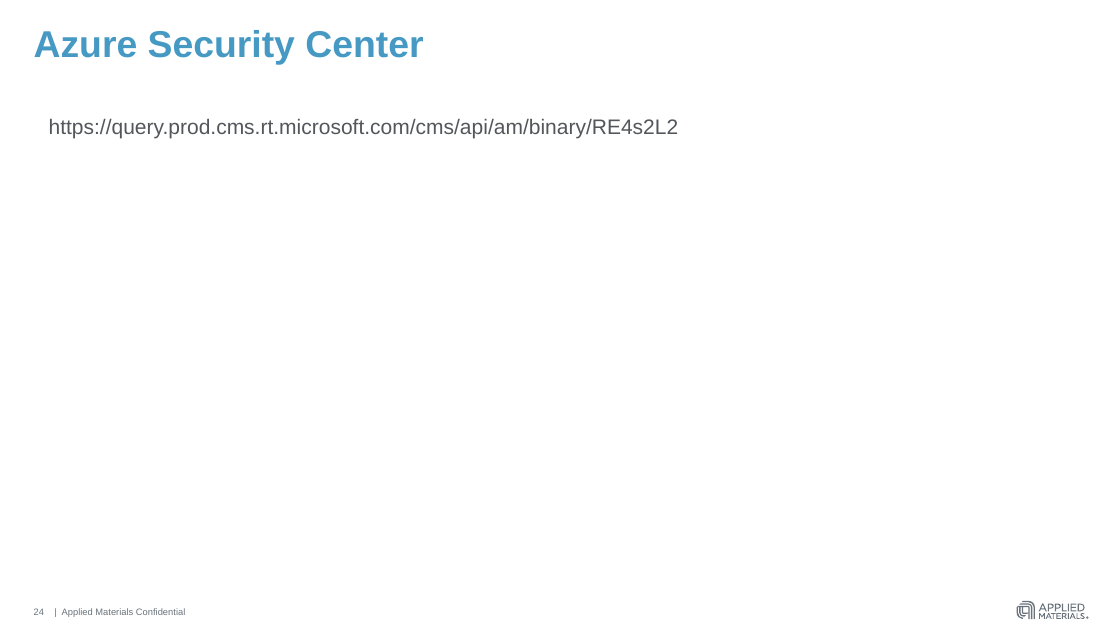
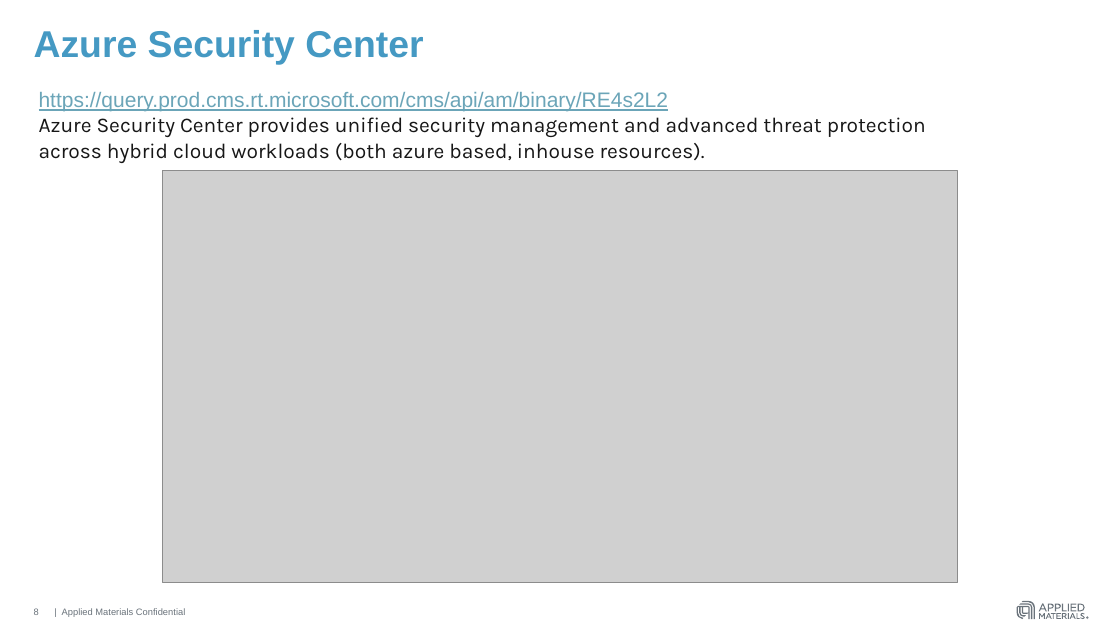
Before and after one commit to hmahajanHM/mytestrepo, a slide deck: slide 8 of AWS Guard Duty & Azure Security Center.pptx (slide 24 before the commit). Drawn at 1120x630 pixels with LibreOffice and Linux fonts; fonts in the diff are those of the drawing; grey boxes stand for pictures. Boxes give left, top, right and bottom in pixels: in the first picture for what was removed or moved away, otherwise in the second. Text is boxed around its words. In the diff, an @@ line names an element or a change of style, - is before the commit and + after.

```diff
--- a/AWS Guard Duty & Azure Security Center.pptx
+++ b/AWS Guard Duty & Azure Security Center.pptx
@@ text "https://query.prod.cms.rt.microsoft.com/cms/api/am/binary/RE ...": place and size @@
-text "https://query.prod.cms.rt.microsoft.com/cms/api/am/binary/RE ..." at [49, 119, 679, 139]
+text "https://query.prod.cms.rt.microsoft.com/cms/api/am/binary/RE ..." at [39, 92, 926, 163]
@@ text at [39, 117, 926, 163]: paragraph added @@
+Azure Security Center provides unified security management and advanced threat protection across hybrid cloud workloads (both azure based, inhouse resources).
@@ text at [39, 92, 669, 112]: text colour #53565A to #6BA5B8, underline on in "https://query.prod.cms.rt.microsoft.com/cms/api/am/binary/RE ..." @@
@@ picture added at [162, 171, 957, 583] @@
@@ page number at [34, 608, 39, 615]: text changed @@
-24
+8
```
Also in this commit, not shown: 2 other slides changed, 14 slides added, 18 slides removed.
